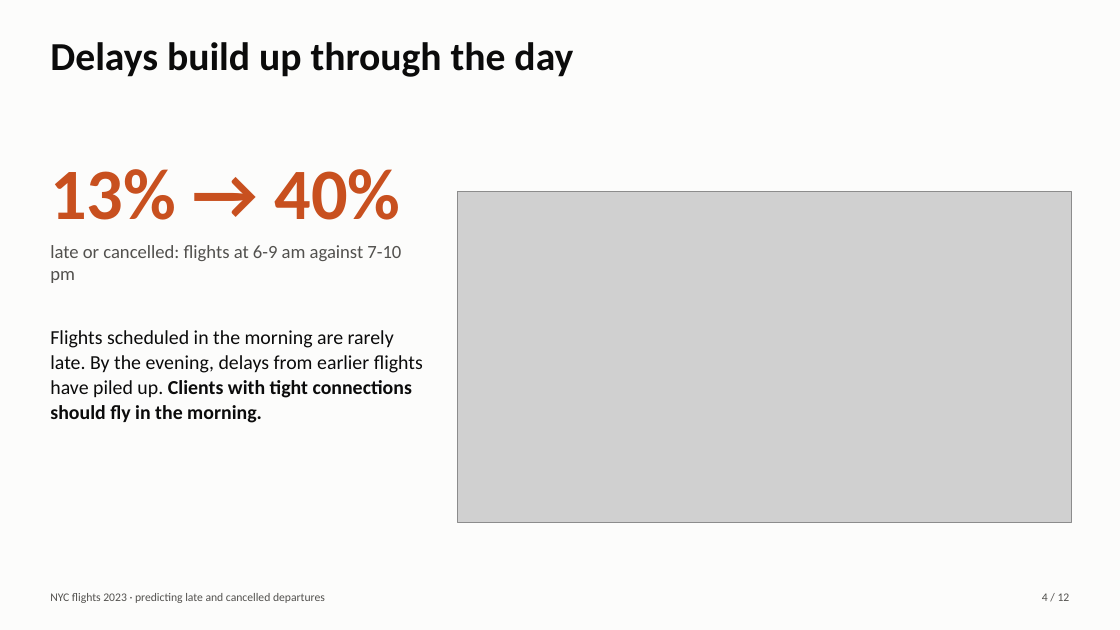
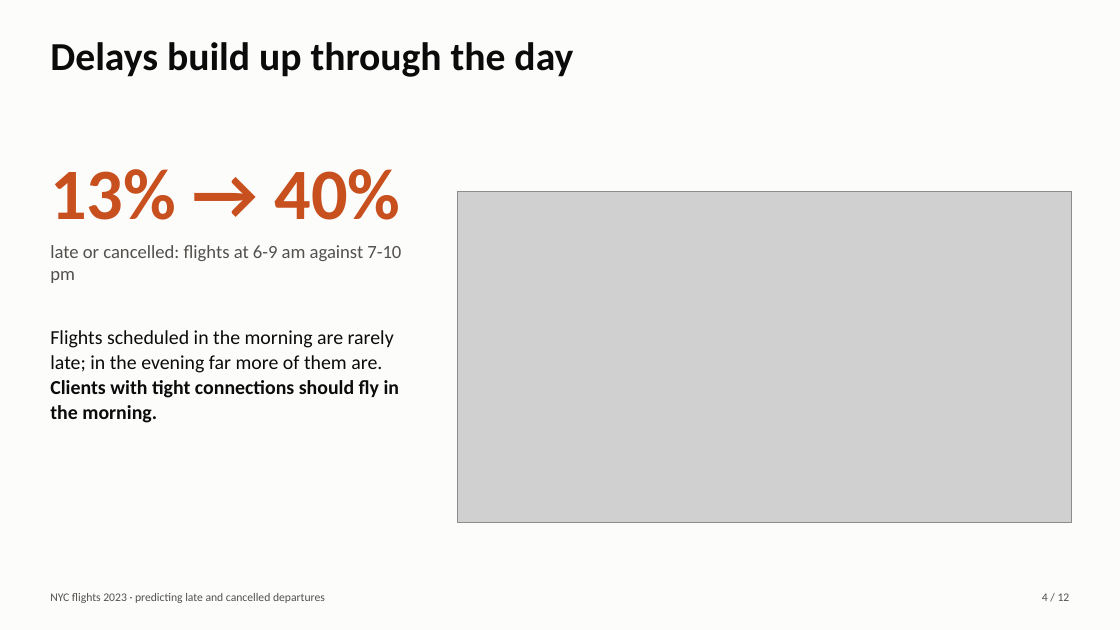
Before and after one commit to bssam99/nyc-flights-2023-delay-prediction, a slide deck: slide 4 of slides/deck.pptx. Drawn at 1120x630 pixels with LibreOffice and Linux fonts; fonts in the diff are those of the drawing; grey boxes stand for pictures. Boxes give left, top, right and bottom in pixels: in the first picture for what was removed or moved away, otherwise in the second. Text is boxed around its words. In the diff, an @@ line names an element or a change of style, - is before the commit and + after.

```diff
--- a/slides/deck.pptx
+++ b/slides/deck.pptx
@@ text at (x1=50, y1=330, x2=400, y2=423): text changed @@
-Flights scheduled in the morning are rarely late. By the evening, delays from earlier flights have piled up. Clients with tight connections should fly in the morning.
+Flights scheduled in the morning are rarely late; in the evening far more of them are. Clients with tight connections should fly in the morning.
```
Also in this commit, not shown: 3 other slides changed, 40 other files.
